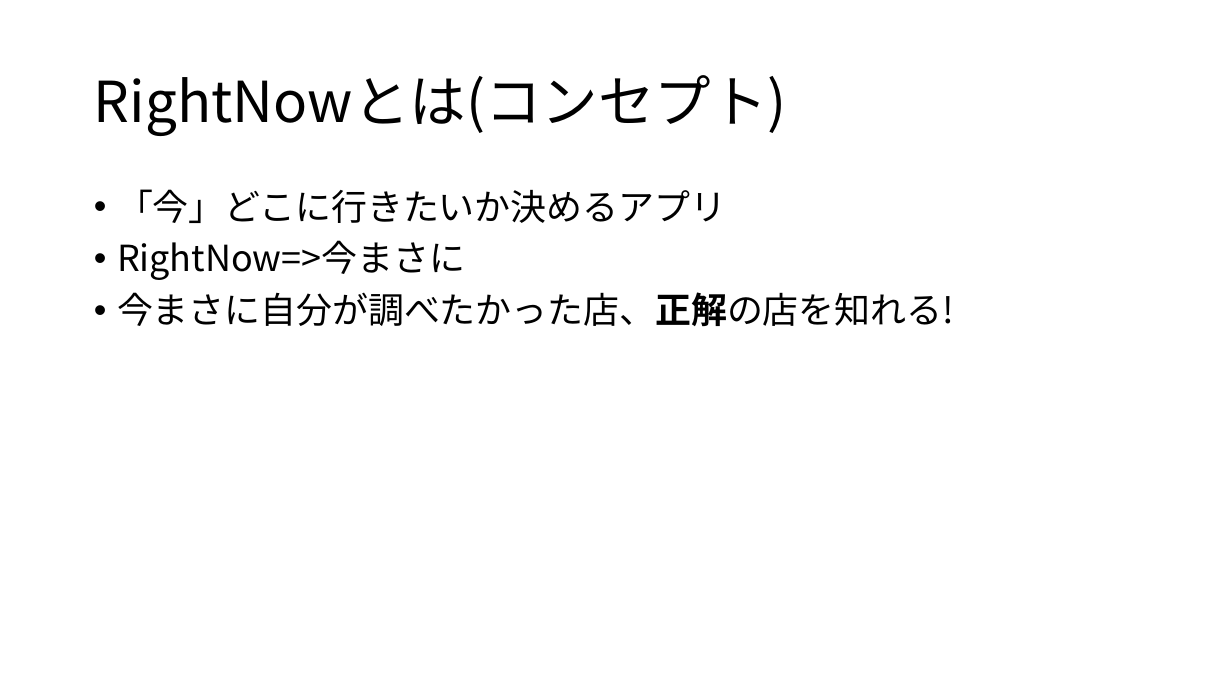
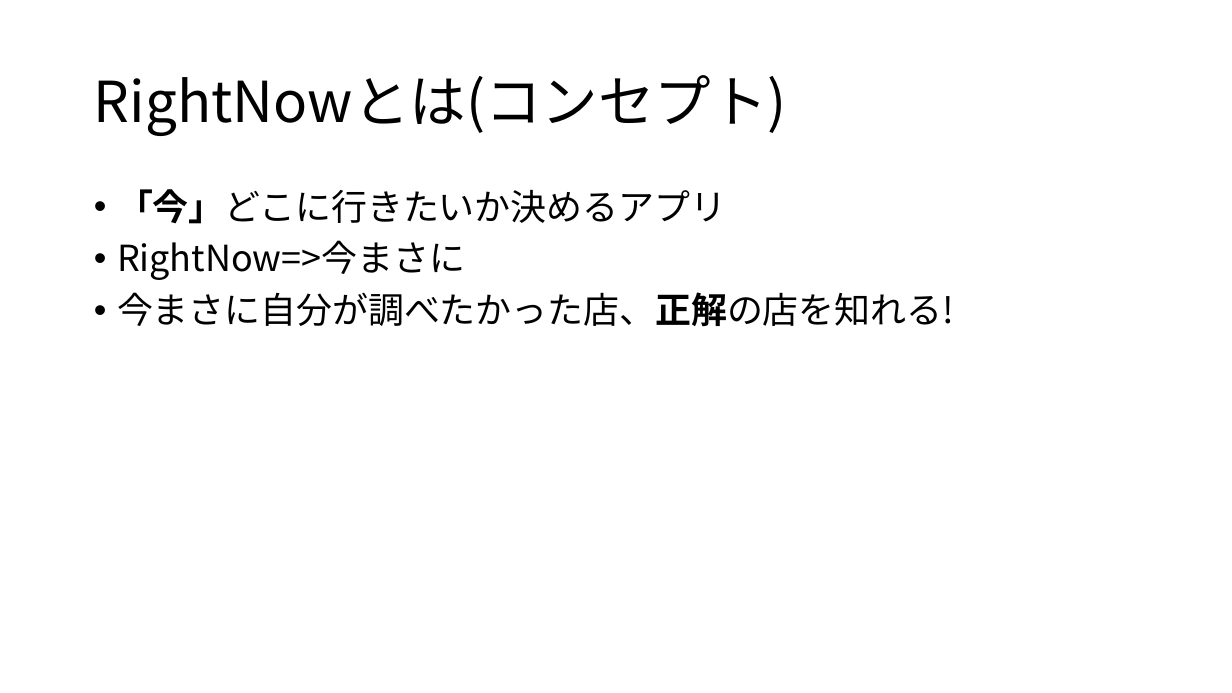
Before and after one commit to Yuki-Otk/H30Fenrir, a slide deck: slide 3 of presentation/ブラッシュアップ編.pptx. Drawn at 1232x693 pixels with LibreOffice and Linux fonts; fonts in the diff are those of the drawing. Boxes give left, top, right and bottom in pixels: in the first picture for what was removed or moved away, otherwise in the second. Text is boxed around its words. In the diff, an @@ line names an element or a change of style, - is before the commit and + after.

```diff
--- a/presentation/ブラッシュアップ編.pptx
+++ b/presentation/ブラッシュアップ編.pptx
@@ text at [117,189,726,224]: bold on in "「今」どこに行きたいか決めるアプリ" @@
```
Also in this commit, not shown: 2 other slides changed, 1 other file.
